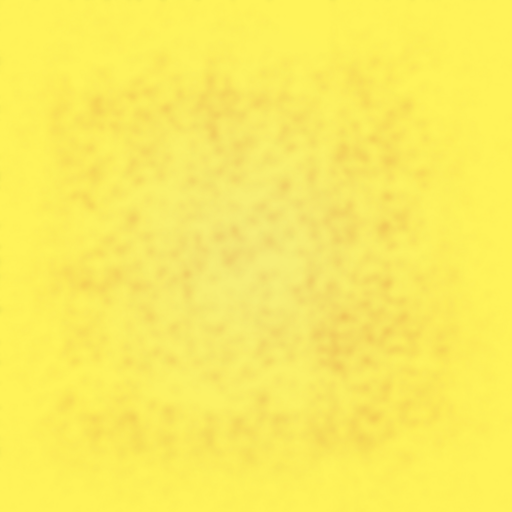
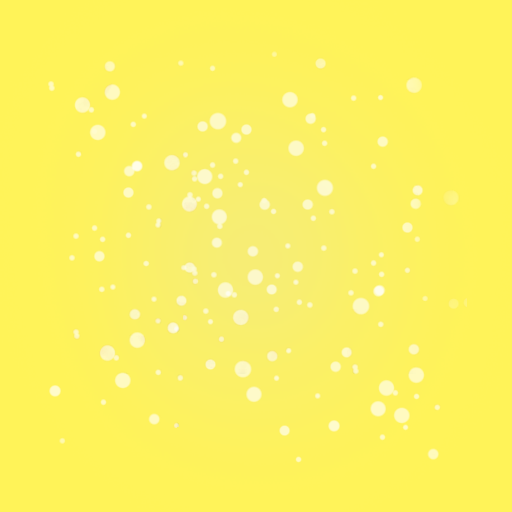
Comparing the layer stacks of the two 512x512 images. Changes:
renamed "Layer 2 copy 13" to "grains copy 6", opacity 80% → 100%, painted on it over [0, 0, 512, 512]
